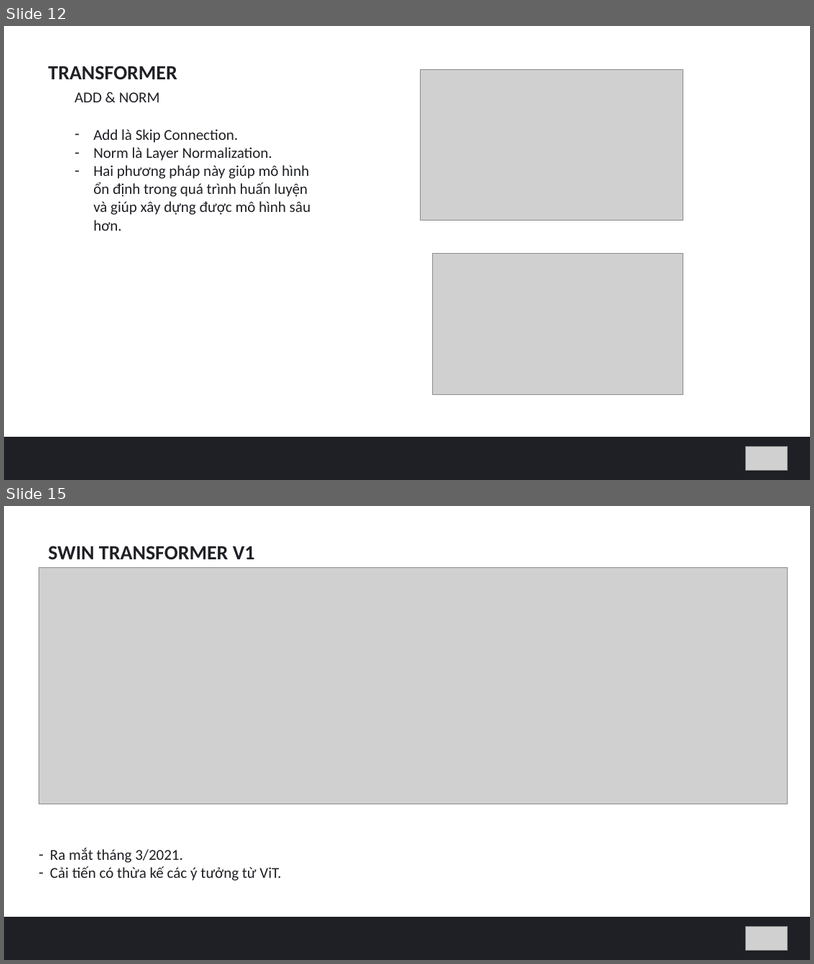
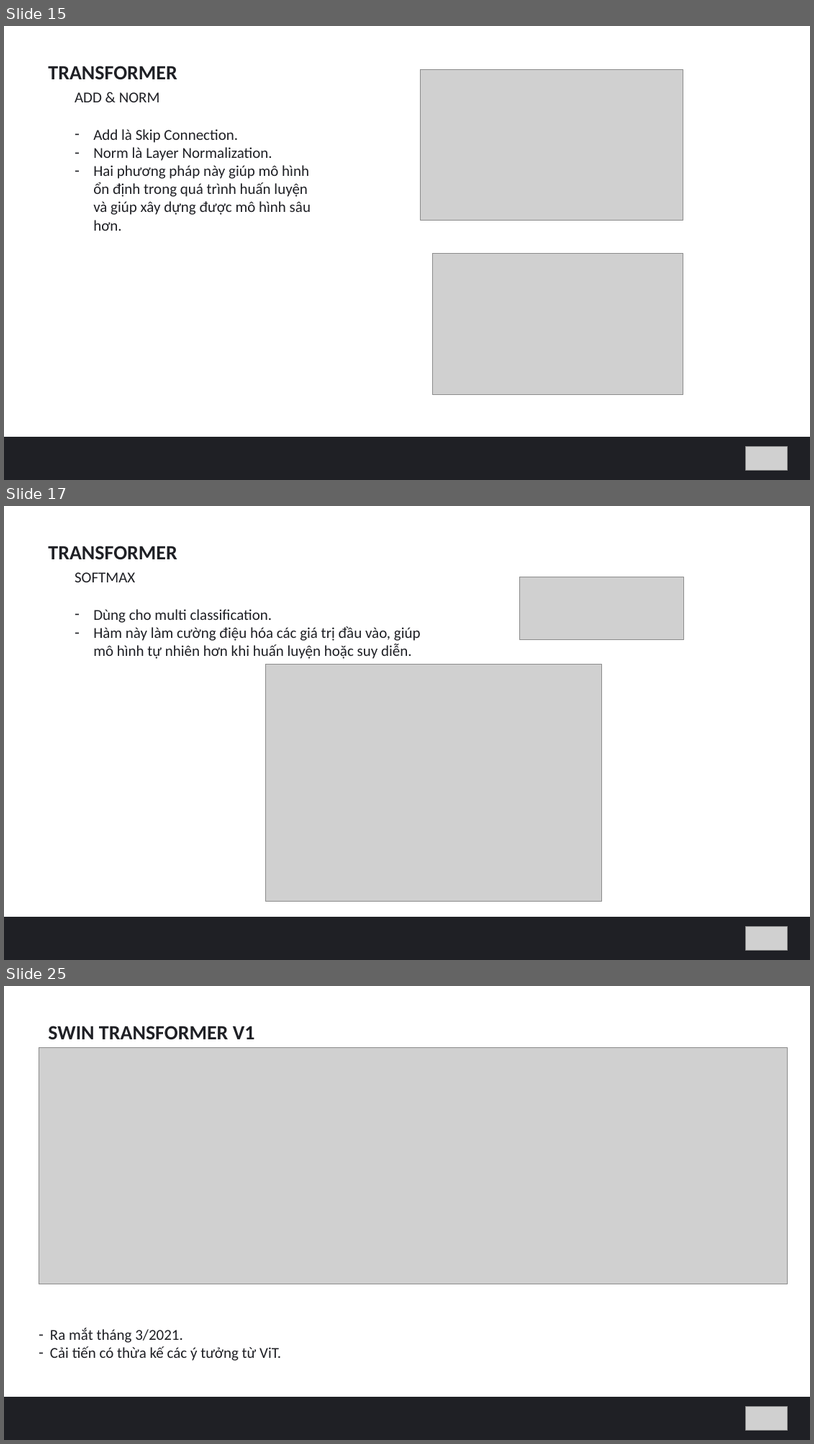
Before and after one commit to hungvm2/MoD_machine_learning, a slide deck: slide1.pptx. Shown one above the other, each under a label of ours: slides 12 and 15 before the commit, slides 15, 17 and 25 after it; the slides between them are not shown. The pictures are 814x964 and 814x1444 pixels, drawn with LibreOffice and Linux fonts; fonts in the diff are those of the drawing; grey boxes stand for pictures. Boxes give left, top, right and bottom in pixels: in the first picture for what was removed or moved away, otherwise in the second. Text is boxed around its words. In the diff, an @@ line names an element or a change of style, - is before the commit and + after.

```diff
--- a/slide1.pptx
+++ b/slide1.pptx
@@ slide 17 added at <box>4,506,810,960</box>, background #FFFFFF @@
@@ text added at <box>48,546,177,559</box>, 24 pt, text #1F2025, bold @@
+TRANSFORMER
@@ text added at <box>75,572,135,582</box>, 18 pt, text #1F2025 @@
+SOFTMAX
@@ picture added at <box>520,577,684,639</box> @@
@@ text added at <box>93,609,421,659</box>, 18 pt, text #1F2025 @@
+– Dùng cho multi classification.
+– Hàm này làm cường điệu hóa các giá trị đầu vào, giúp mô hình tự nhiên hơn khi huấn luyện hoặc suy diễn.
@@ picture added at <box>266,664,602,901</box> @@
@@ rectangle added at <box>4,917,810,960</box>, fill #1F2025 @@
@@ picture added at <box>746,926,788,950</box> @@
@@ what was slide 12 is now slide 15 @@
@@ what was slide 15 is now slide 25 @@
```
Also in this commit, not shown: 3 slides changed, 10 other slides added.
